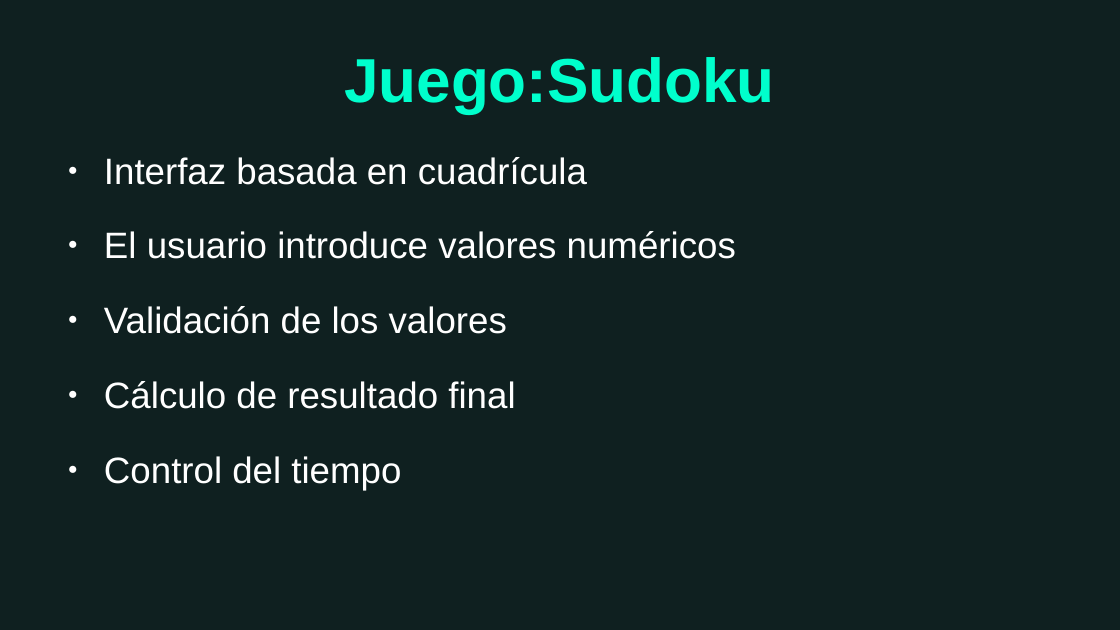
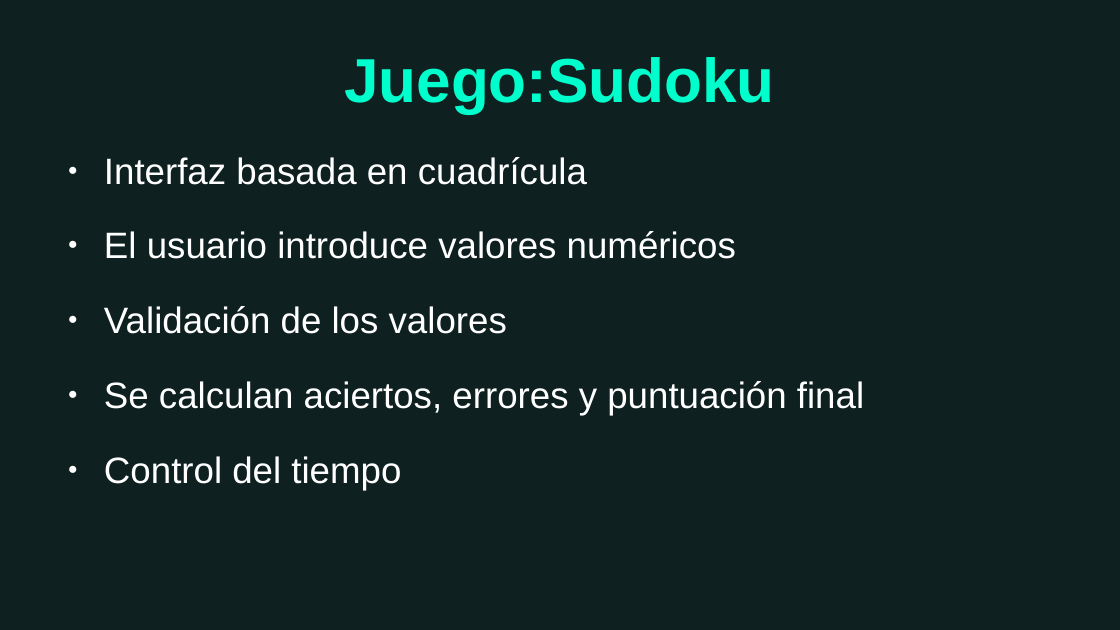
Before and after one commit to David-IFC/DAW, a slide deck: slide 12 of AplicacionFinalCursoPHP/ProyectoFinalDAW.odp. Drawn at 1120x630 pixels with LibreOffice and Linux fonts; fonts in the diff are those of the drawing; background and template pictures are left out. Boxes give left, top, right and bottom in pixels: in the first picture for what was removed or moved away, otherwise in the second. Text is boxed around its words. In the diff, an @@ line names an element or a change of style, - is before the commit and + after.

```diff
--- a/AplicacionFinalCursoPHP/ProyectoFinalDAW.odp
+++ b/AplicacionFinalCursoPHP/ProyectoFinalDAW.odp
@@ text at box(104, 381, 864, 415): text changed @@
-● Cálculo de resultado final
+● Se calculan aciertos, errores y puntuación final
```
Also in this commit, not shown: 6 other slides changed, 1 slide removed, 1 other file.
